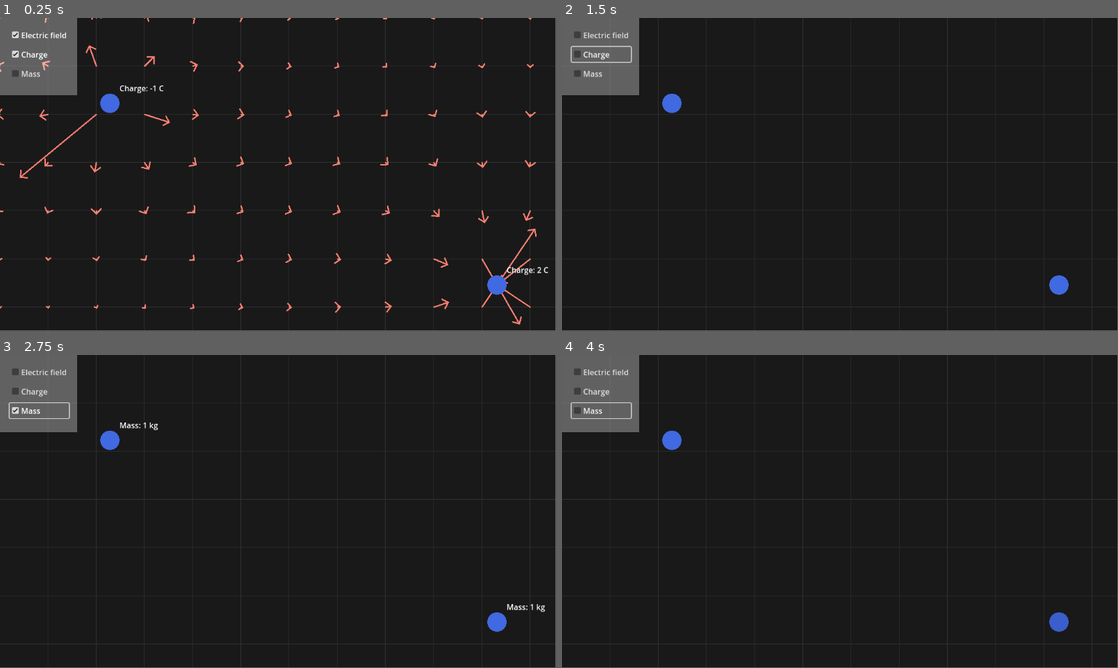
Above: before the commit, frames 1-4 (two rows, left to right).
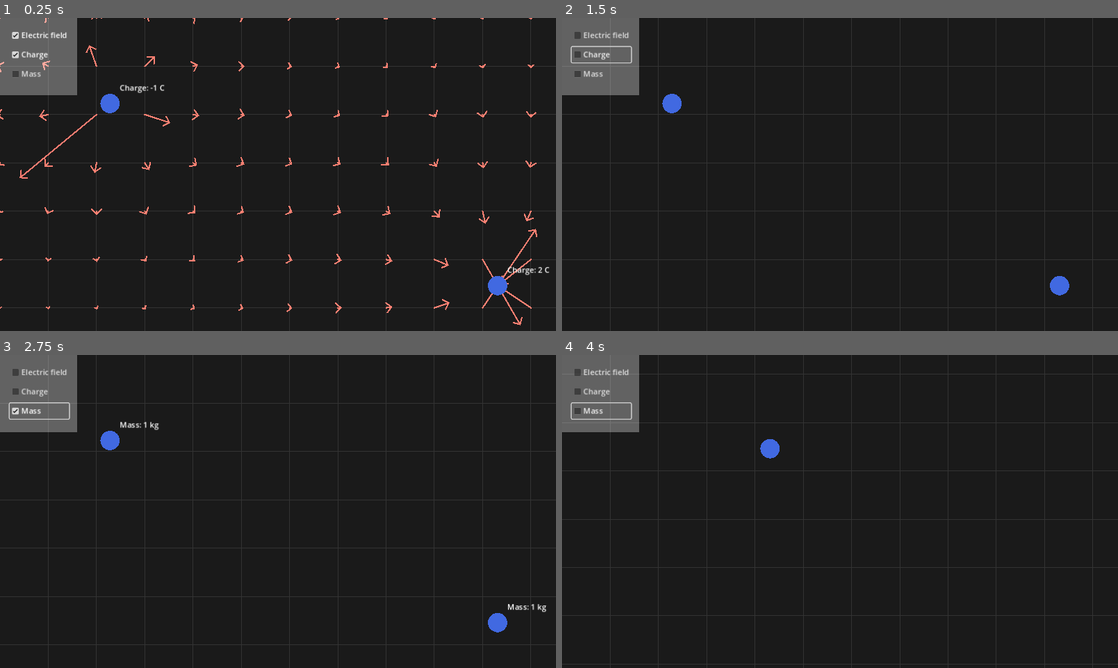
Above: after the commit, the same moments.

Repository: itsRed-v2/Godot-Fields
Game: Godot game, scene res://main.tscn
Two runs of this game, one before a commit and one after it. Both use one fixed random seed, a clock stepped at 60 frames per second and the inputs below.
Inputs (mouse positions are in pixels of both pictures, inside the frame that each line leads up to):
- Up to frame 1 (0.25 s): no input
- Up to frame 2 (1.5 s): click "Electric field" at 0.5 s; click "Charge" at 1.25 s
- Up to frame 3 (2.75 s): click "Mass" at 2 s
- Up to frame 4 (4 s): tap Enter at 2.75 s; move the mouse to (673, 439) at 2.77 s; hold Right (right, bound only after the commit) 2.78-3.53 s; click (673, 439) at 2.85 s; move the mouse to (1056, 621) at 3.52 s; hold Down (down, bound only after the commit) from 3.53 s (still down); click (1056, 621) at 3.6 s
In our replay, the window is 799x449 before the commit and 800x450 after it. These sizes can differ from the game's own. Grey fills any space a smaller window leaves; there, only what the larger window draws over its background counts as a difference.

The runs differ from the first frame. In frame 1, 2.9% of the frame differs, in the area x 0-100%, y 0-100%; in frame 2, 2.0%; in frame 3, 2.2%; in frame 4, 3.0%.

Commit message:
Camera movement

Diff:
--- a/Background.gd
+++ b/Background.gd
@@ -5,12 +5,14 @@
 @export var gap = 100;
 
 func _draw():
-	var viewportSize = get_viewport().size;
-	var width = viewportSize.x;
-	var height = viewportSize.y;
+	var cameraView: Rect2 = $"../Camera".get_view_rect();
+	var startPos = floor(cameraView.position / gap) * gap;
+	var endPos = startPos + cameraView.size + Vector2(gap, gap);
 
-	draw_rect(Rect2(Vector2.ZERO, viewportSize), bg);
-	for x in range(0, width, gap):
-		draw_line(Vector2(x, 0), Vector2(x, height), fg, -1);
-	for y in range(0, height, gap):
-		draw_line(Vector2(0, y), Vector2(width, y), fg, -1);
+	for x in range(startPos.x, endPos.x, gap):
+		draw_line(Vector2(x, startPos.y), Vector2(x, endPos.y), fg, -1);
+	for y in range(startPos.y, endPos.y, gap):
+		draw_line(Vector2(startPos.x, y), Vector2(endPos.x, y), fg, -1);
+
+func redraw():
+	queue_redraw();
--- /dev/null
+++ b/Camera.gd
@@ -0,0 +1,29 @@
+extends Camera2D
+
+const speed = 800;
+const moves = [
+	["up", Vector2.UP],
+	["down", Vector2.DOWN],
+	["left", Vector2.LEFT],
+	["right", Vector2.RIGHT],
+];
+
+func _process(delta):
+	var movement = Vector2.ZERO;
+	for move in moves:
+		if Input.is_action_pressed(move[0]):
+			movement += move[1];
+			redraw_everything();
+	position += movement * speed * delta;
+
+func get_view_rect():
+	var viewPortSize = get_viewport().get_visible_rect().size;
+	var width = viewPortSize.x;
+	var height = viewPortSize.y;
+	var realSize = Vector2(width, height);
+
+	return Rect2(position, realSize);
+
+func redraw_everything():
+	$"../Background".redraw();
+	$"../ElectricField".redraw_vectors();
--- a/ElectricField.gd
+++ b/ElectricField.gd
@@ -1,21 +1,38 @@
 extends Node2D
 
-var arrowScene = preload("res://arrow.tscn");
+const arrowScene = preload("res://arrow.tscn");
+const vectors_distance = 100; # 1m = 100px
 
 # Called every frame. 'delta' is the elapsed time since the previous frame.
 func _ready():
-	var viewportSize = get_viewport().size;
-	var container = get_node("ArrowContainer");
+	redraw_vectors();
 
-	for x in range(0, viewportSize.x, 100):
-		for y in range(0, viewportSize.y, 100):
+func _process(_delta):
+	update_vectors();
+
+func redraw_vectors():
+	var camera = $"../Camera";
+	var view_rect = camera.get_view_rect();
+
+	var start = ceil(view_rect.position / vectors_distance) * vectors_distance;
+	var end = start + view_rect.size;
+
+	var container = $ArrowContainer;
+
+	for node in container.get_children():
+		container.remove_child(node);
+		node.queue_free();
+
+	for x in range(start.x, end.x, vectors_distance):
+		for y in range(start.y, end.y, vectors_distance):
 			var arrow = arrowScene.instantiate();
 			arrow.position = Vector2(x, y);
 			container.add_child(arrow);
 
-func _process(_delta):
+	update_vectors();
+
+func update_vectors():
 	var arrow_container = get_node("ArrowContainer");
-
 	for arrow in arrow_container.get_children():
 		var field = calculate_field(arrow.position);
 		arrow.set_vector(field);
--- a/SphericBody.gd
+++ b/SphericBody.gd
@@ -23,11 +23,11 @@
 
 func _input(event):
 	if dragging && event is InputEventMouseMotion:
-		position += event.relative;
+		global_position = get_global_mouse_position();
 
 func _draw():
 	var color = Color(0.254902, 0.411765, 0.882353);
-	if isHovered: color = color.darkened(0.1);
+	if isHovered: color = color.darkened(0.2);
 	draw_circle(Vector2.ZERO, 20, color);
 
 func update_info():
--- a/main.tscn
+++ b/main.tscn
@@ -1,13 +1,15 @@
-[gd_scene load_steps=5 format=3 uid="uid://b5c10lnak68xt"]
+[gd_scene load_steps=6 format=3 uid="uid://b5c10lnak68xt"]
 
 [ext_resource type="PackedScene" uid="uid://bmnsl83705tel" path="res://background.tscn" id="1_ahk64"]
 [ext_resource type="Script" path="res://ElectricField.gd" id="1_qqqx3"]
 [ext_resource type="PackedScene" uid="uid://c7rngejh3ce3i" path="res://spheric_body.tscn" id="2_bvbtk"]
 [ext_resource type="PackedScene" uid="uid://jpy61hi47b2" path="res://hud.tscn" id="3_25slw"]
+[ext_resource type="Script" path="res://Camera.gd" id="5_4bvkl"]
 
 [node name="Main" type="Node2D"]
 
 [node name="Background" parent="." instance=ExtResource("1_ahk64")]
+z_index = -1
 
 [node name="ElectricField" type="Node2D" parent="."]
 script = ExtResource("1_qqqx3")
@@ -25,3 +27,7 @@
 charge = 2
 
 [node name="HUD" parent="." instance=ExtResource("3_25slw")]
+
+[node name="Camera" type="Camera2D" parent="."]
+anchor_mode = 0
+script = ExtResource("5_4bvkl")
--- a/project.godot
+++ b/project.godot
@@ -19,6 +19,11 @@
 
 Global="*res://global.gd"
 
+[display]
+
+window/stretch/mode="canvas_items"
+window/stretch/aspect="expand"
+
 [input]
 
 mouse_left_button={
@@ -26,8 +31,33 @@
 "events": [Object(InputEventMouseButton,"resource_local_to_scene":false,"resource_name":"","device":-1,"window_id":0,"a …(257 unchanged characters)…
 ]
 }
+up={
+"deadzone": 0.5,
+"events": [Object(InputEventKey,"resource_local_to_scene":false,"resource_name":"","device":-1,"window_id":0,"alt_pressed":false,"shift_pressed":false,"ctrl_pressed":false,"meta_pressed":false,"pressed":false,"keycode":0,"physical_keycode":4194320,"key_label":0,"unicode":0,"echo":false,"script":null)
+, Object(InputEventKey,"resource_local_to_scene":false,"resource_name":"","device":-1,"window_id":0,"alt_pressed":false,"shift_pressed":false,"ctrl_pressed":false,"meta_pressed":false,"pressed":false,"keycode":0,"physical_keycode":87,"key_label":0,"unicode":122,"echo":false,"script":null)
+]
+}
+down={
+"deadzone": 0.5,
+"events": [Object(InputEventKey,"resource_local_to_scene":false,"resource_name":"","device":-1,"window_id":0,"alt_pressed":false,"shift_pressed":false,"ctrl_pressed":false,"meta_pressed":false,"pressed":false,"keycode":0,"physical_keycode":4194322,"key_label":0,"unicode":0,"echo":false,"script":null)
+, Object(InputEventKey,"resource_local_to_scene":false,"resource_name":"","device":-1,"window_id":0,"alt_pressed":false,"shift_pressed":false,"ctrl_pressed":false,"meta_pressed":false,"pressed":false,"keycode":0,"physical_keycode":83,"key_label":0,"unicode":115,"echo":false,"script":null)
+]
+}
+left={
+"deadzone": 0.5,
+"events": [Object(InputEventKey,"resource_local_to_scene":false,"resource_name":"","device":-1,"window_id":0,"alt_pressed":false,"shift_pressed":false,"ctrl_pressed":false,"meta_pressed":false,"pressed":false,"keycode":0,"physical_keycode":4194319,"key_label":0,"unicode":0,"echo":false,"script":null)
+, Object(InputEventKey,"resource_local_to_scene":false,"resource_name":"","device":-1,"window_id":0,"alt_pressed":false,"shift_pressed":false,"ctrl_pressed":false,"meta_pressed":false,"pressed":false,"keycode":0,"physical_keycode":65,"key_label":0,"unicode":113,"echo":false,"script":null)
+]
+}
+right={
+"deadzone": 0.5,
+"events": [Object(InputEventKey,"resource_local_to_scene":false,"resource_name":"","device":-1,"window_id":0,"alt_pressed":false,"shift_pressed":false,"ctrl_pressed":false,"meta_pressed":false,"pressed":false,"keycode":0,"physical_keycode":4194321,"key_label":0,"unicode":0,"echo":false,"script":null)
+, Object(InputEventKey,"resource_local_to_scene":false,"resource_name":"","device":-1,"window_id":0,"alt_pressed":false,"shift_pressed":false,"ctrl_pressed":false,"meta_pressed":false,"pressed":false,"keycode":0,"physical_keycode":68,"key_label":0,"unicode":100,"echo":false,"script":null)
+]
+}
 
 [rendering]
 
 renderer/rendering_method="gl_compatibility"
 renderer/rendering_method.mobile="gl_compatibility"
+environment/defaults/default_clear_color=Color(0.101961, 0.101961, 0.101961, 1)
